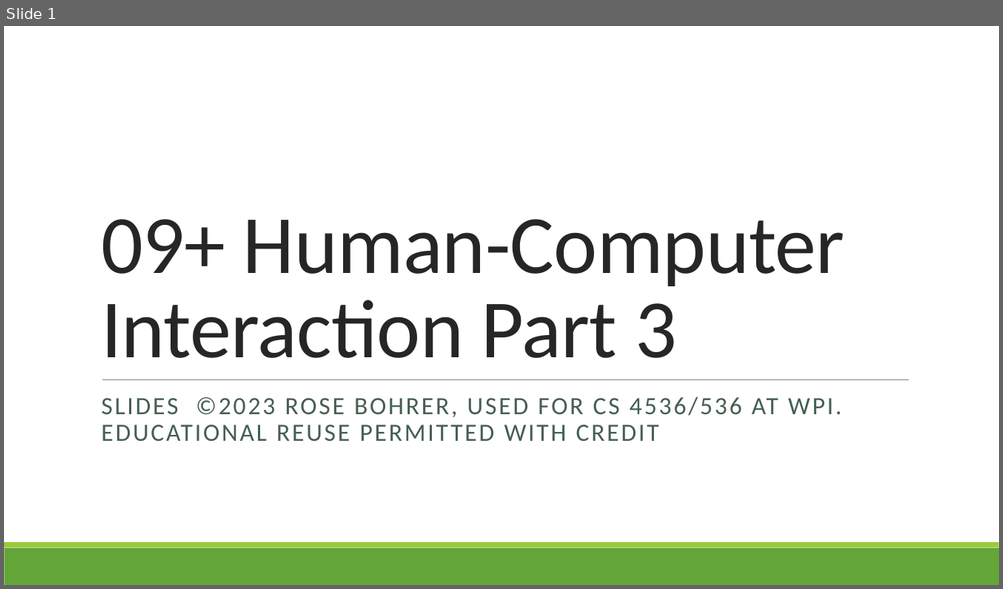
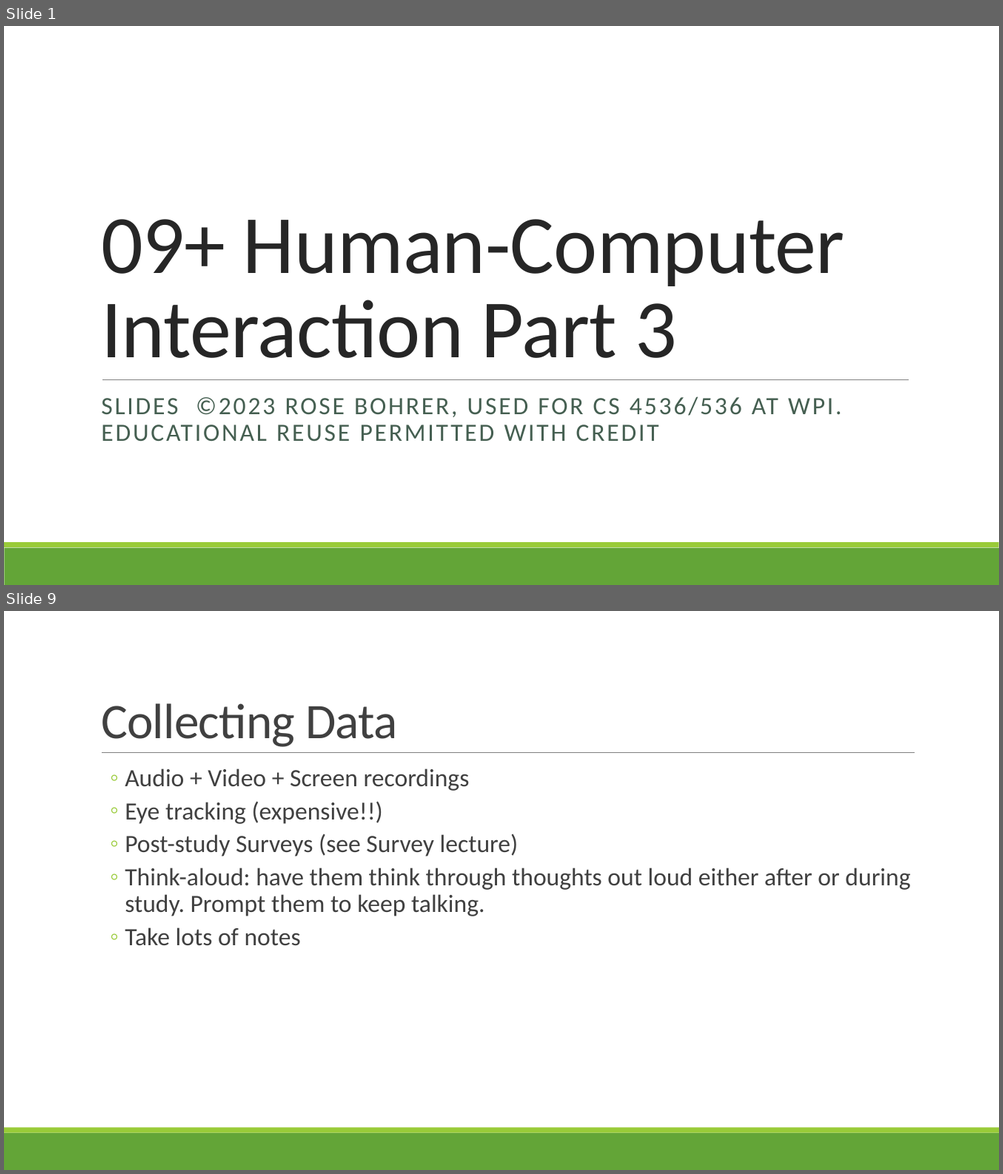
Before and after one commit to rbohrer/pl-course, a slide deck: LectureSlides/09Design3.pptx. Shown one above the other, each under a label of ours: slide 1 before the commit, slides 1 and 9 after it; the slides between them are not shown. The pictures are 1003x589 and 1003x1174 pixels, drawn with LibreOffice and Linux fonts; fonts in the diff are those of the drawing. Boxes give left, top, right and bottom in pixels: in the first picture for what was removed or moved away, otherwise in the second. Text is boxed around its words. In the diff, an @@ line names an element or a change of style, - is before the commit and + after.

```diff
--- a/LectureSlides/09Design3.pptx
+++ b/LectureSlides/09Design3.pptx
@@ slide 9 added at bbox=[4, 611, 999, 1170], background #FFFFFF; not listed: 2 template elements that a slide beside it also shows @@
@@ title added at bbox=[101, 703, 398, 747], 48 pt, text #404040 @@
+Collecting Data
@@ line added from (102, 753) to (915, 753), #808080 0.5 pt @@
@@ text added at bbox=[125, 769, 910, 946], 24 pt, text #404040 @@
+  ◦ Audio + Video + Screen recordings
+  ◦ Eye tracking (expensive!!)
+  ◦ Post-study Surveys (see Survey lecture)
+  ◦ Think-aloud: have them think through thoughts out loud either after or during study. Prompt them to keep talking.
+  ◦ Take lots of notes
```
Also in this commit, not shown: 10 other slides added.
